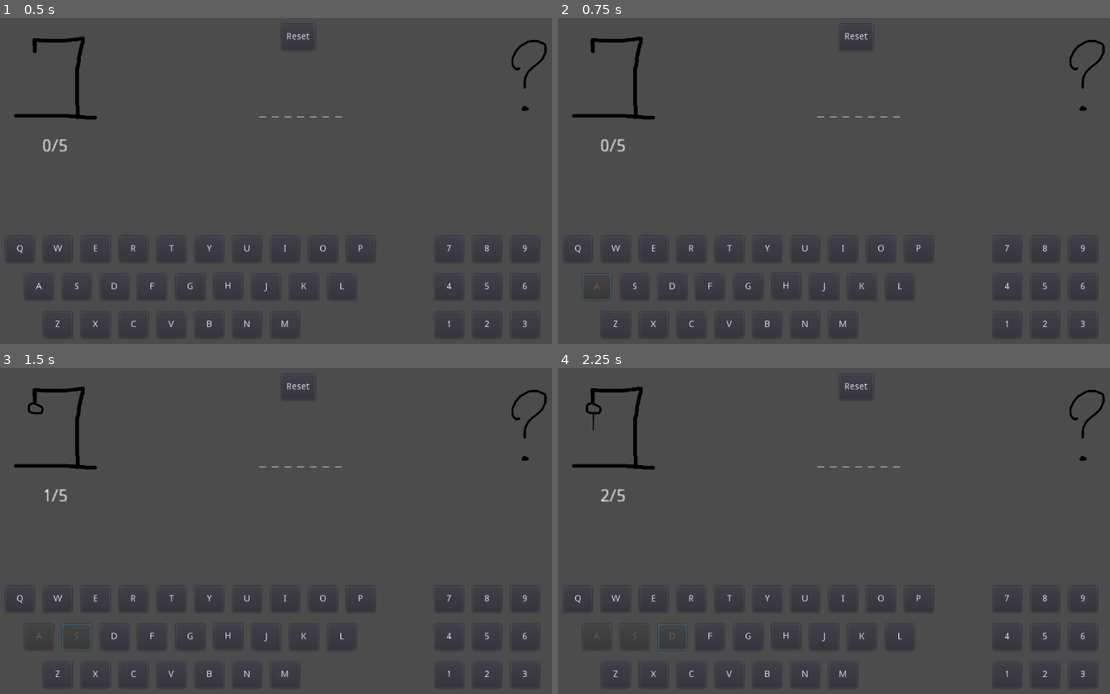
Above: before the commit, frames 1-4 (two rows, left to right).
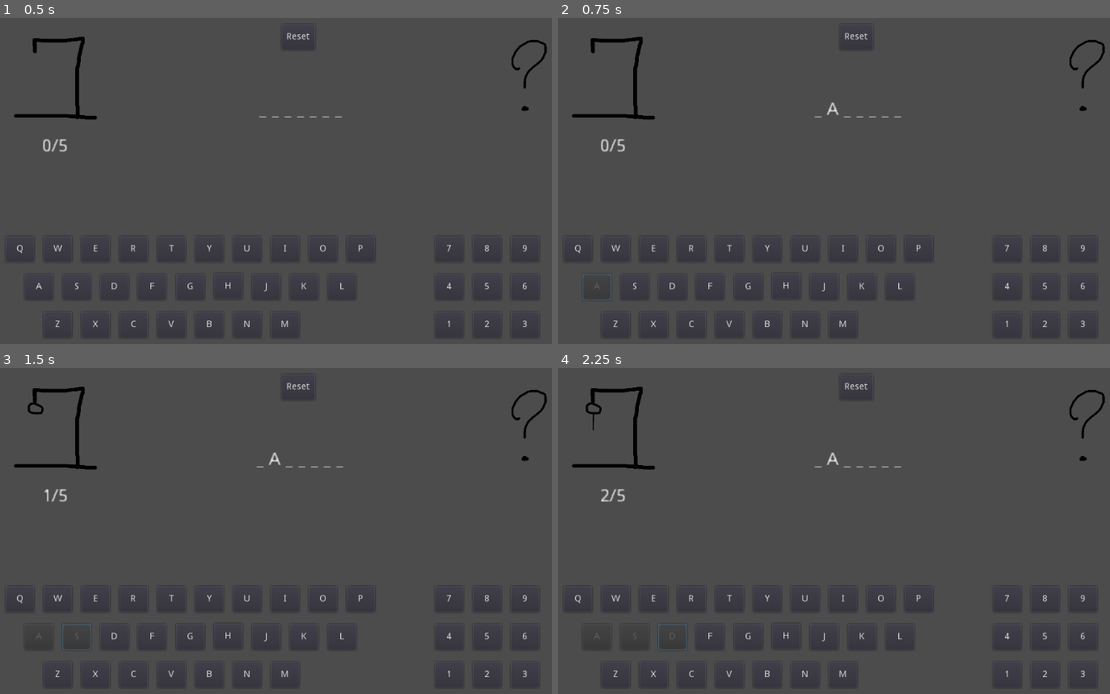
Above: after the commit, the same moments.

Repository: xflea/HangmanGodot
Game: Godot game, scene res://Main.tscn
Same seed, same stepped clock (60 frames per second), same inputs: the game is played once before the commit and once after it.
Inputs:
- Up to frame 1 (0.5 s): no input
- Up to frame 2 (0.75 s): click "A" at 0.5 s
- Up to frame 3 (1.5 s): click "S" at 1.25 s
- Up to frame 4 (2.25 s): click "D" at 2 s

Frame 1 is identical in both runs. In frame 2, less than 0.1% of the frame differs, in the area x 46-63%, y 25-31%; in frame 3, less than 0.1%; in frame 4, less than 0.1%.

Commit message:
Meccaniche di gioco completate

Diff:
--- a/Main.gd
+++ b/Main.gd
@@ -23,8 +23,10 @@
 
 	for lettera in estratta:
 		if lettera == "_":
-			estratta_a_schermo += " "
+			estratta_a_schermo += "    "
 		estratta_a_schermo += "_ "
+
+	get_node("label_da_indovinare").text = estratta_a_schermo
 
 
 func estrai(array):
@@ -41,13 +43,26 @@
 
 # Called every frame. 'delta' is the elapsed time since the previous frame.
 func _process(delta):
-	get_node("label_da_indovinare").text = estratta_a_schermo
+	pass
 
 func controlla_lettera(lettera):
+	estratta_a_schermo = ""
 	lettera = String(lettera)
 	if lettere_da_indovinare.has(lettera):
 		lettere_da_indovinare.erase(lettera)
 		lettere_indovinate.append(lettera)
+
+		for let in self.estratta:
+			if lettere_indovinate.has(String(let)) and let != "_":
+				estratta_a_schermo += let + " "
+			else:
+				if let == "_":
+					estratta_a_schermo += "    "
+				else:
+					estratta_a_schermo += "_ "
+
+		get_node("label_da_indovinare").text = estratta_a_schermo
+
 		if lettere_da_indovinare.empty():
 			gioco_finito = true
 			get_node("label_errori").text = "EVVIVA!!!"
